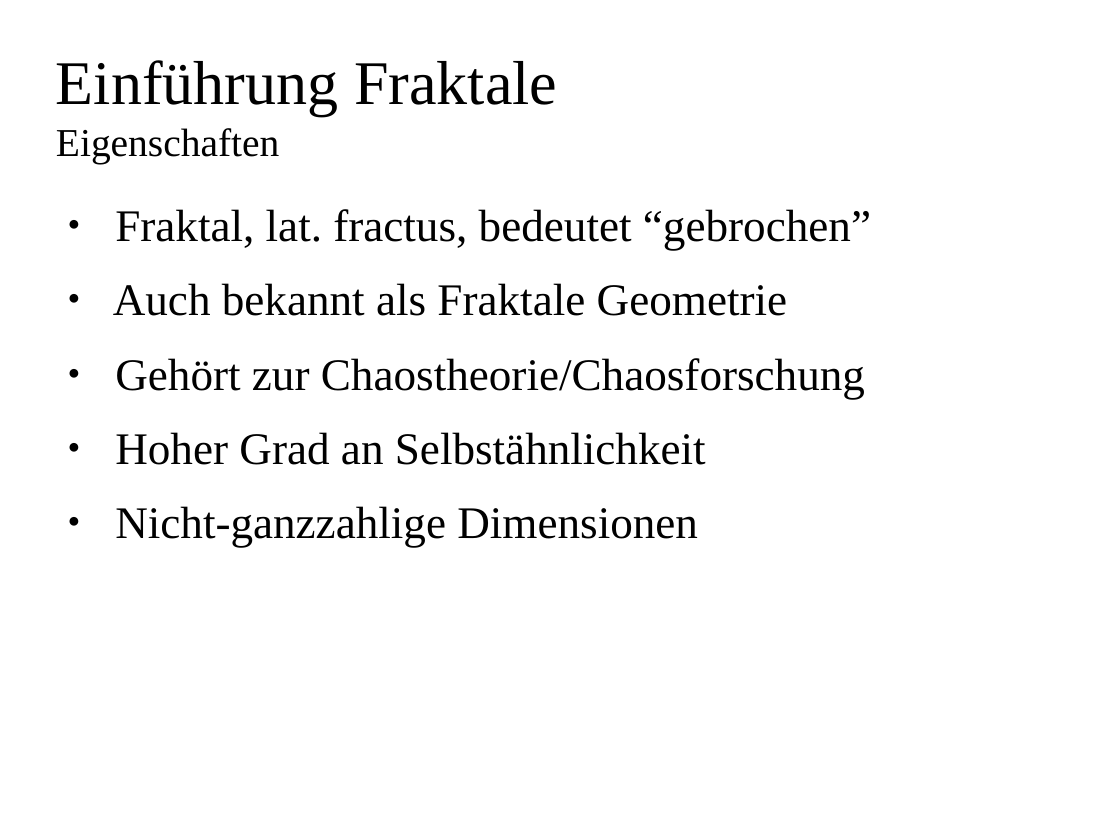
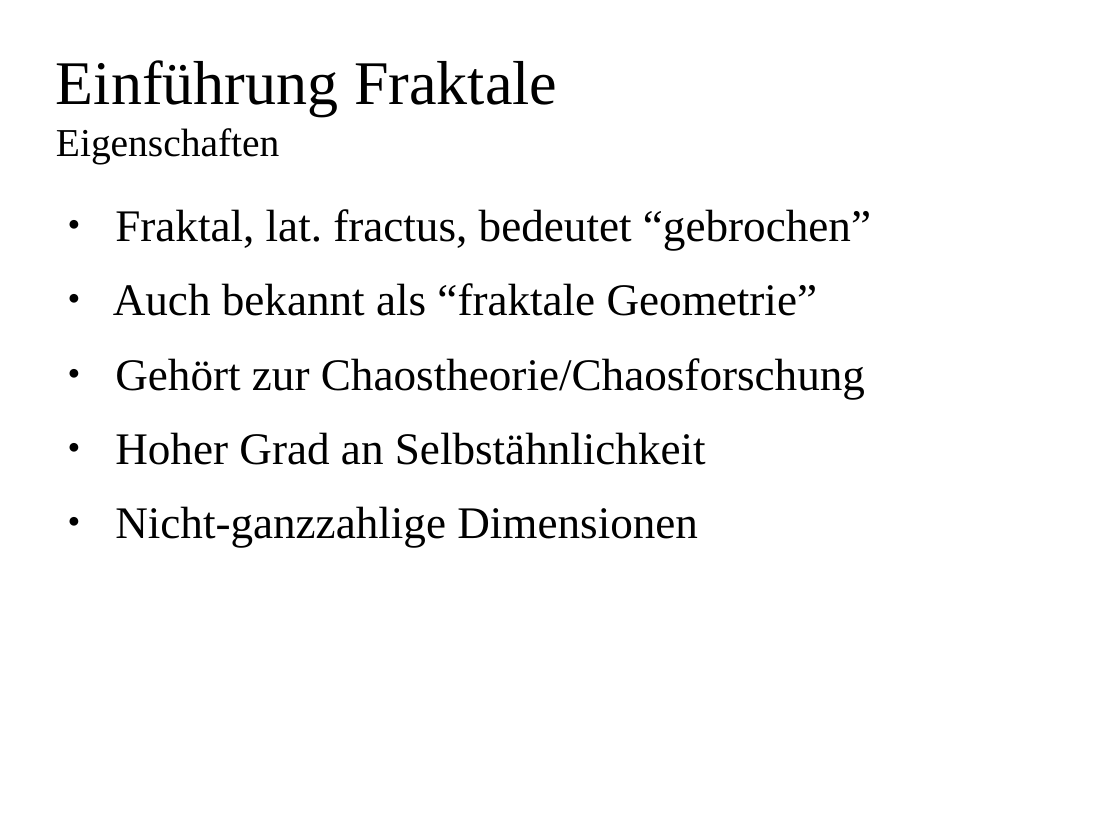
Before and after one commit to dr-itz/fractals, a slide deck: slide 3 of doc/presentation/fractals-pres.odp. Drawn at 1120x840 pixels with LibreOffice and Linux fonts; fonts in the diff are those of the drawing. Boxes give left, top, right and bottom in pixels: in the first picture for what was removed or moved away, otherwise in the second. Text is boxed around its words. In the diff, an @@ line names an element or a change of style, - is before the commit and + after.

Commit message:
Update Presentation

```diff
--- a/doc/presentation/fractals-pres.odp
+++ b/doc/presentation/fractals-pres.odp
@@ text at (113,283,818,316): text changed @@
-● Auch bekannt als Fraktale Geometrie
+● Auch bekannt als “fraktale Geometrie”
```
Also in this commit, not shown: 2 other slides changed.
